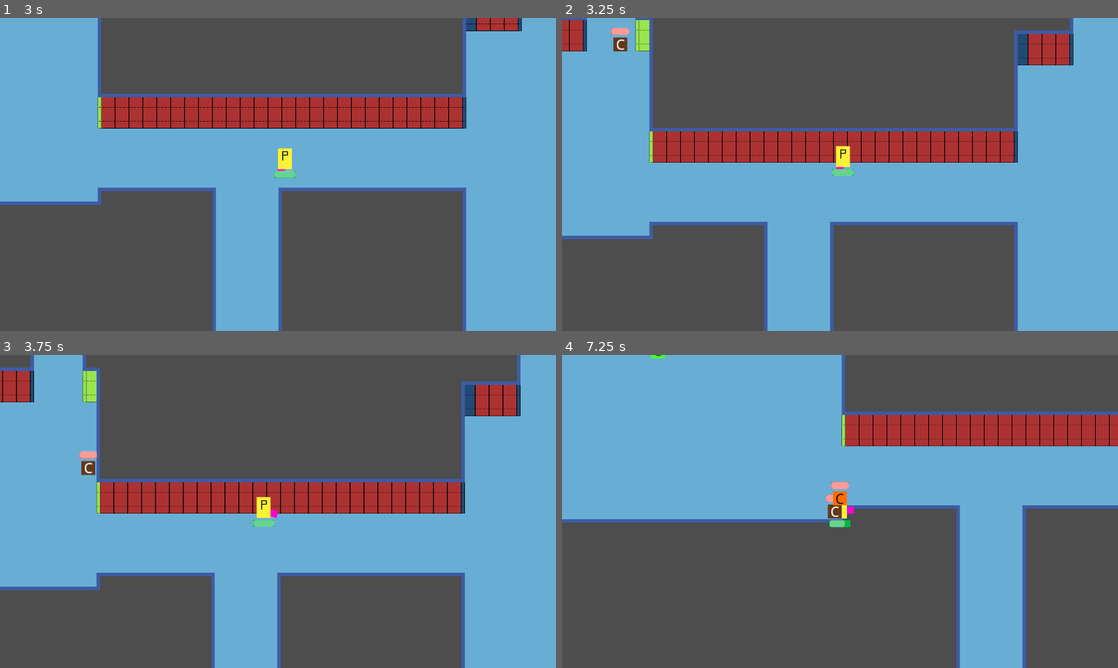
Above: before the commit, frames 1-4 (two rows, left to right).
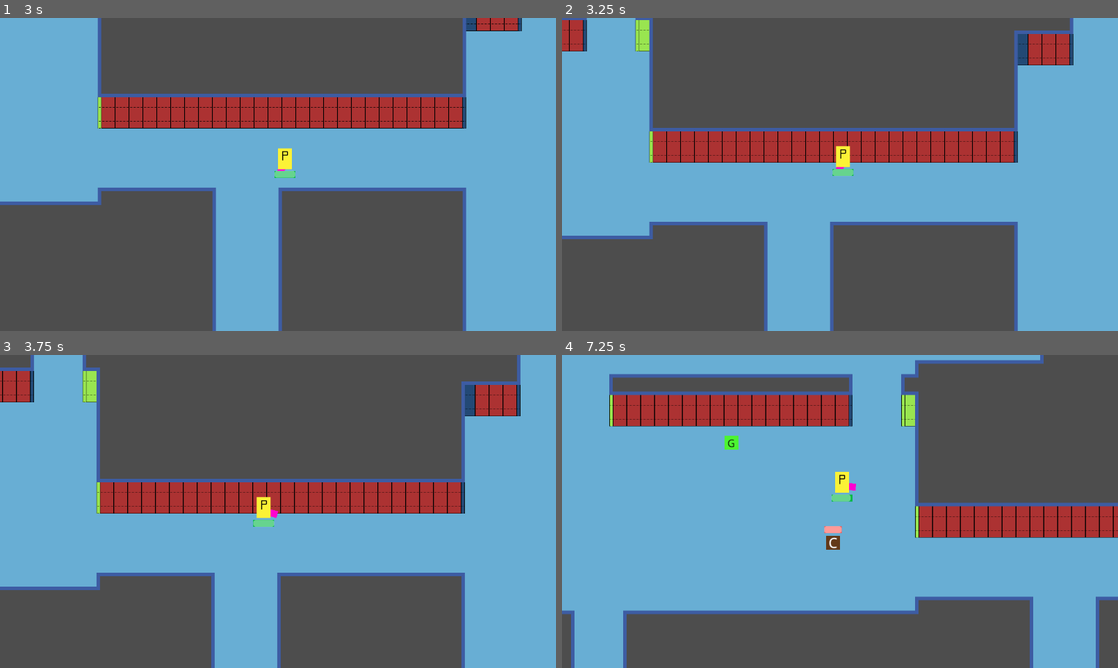
Above: after the commit, the same moments.

Repository: amenrio/techo-de-cristal
Game: Godot game, scene res://02_scenes/03_levels/level_alpha.tscn
The game is run twice, just before and just after one commit, with the same random seed, the same clock (stepped at 60 frames per second) and the same inputs.
Inputs (mouse positions are in pixels of both pictures, inside the frame that each line leads up to):
- Up to frame 1 (3 s): tap Enter at 0.5 s; move the mouse to (400, 158) at 0.52 s; hold D (move_right) 0.53-1.28 s; tap C (complete_comanda, bound only after the commit) at 0.6, 1.55, 2.3 s; move the mouse to (166, 190) at 1.27 s; hold S (move_down) 1.28-2.03 s; tap Shift (dash) at 1.35 s; move the mouse to (333, 105) at 2.02 s; hold D (move_right) 2.03-2.78 s; hold Space (fire) 2.03-2.78 s; move the mouse to (250, 237) at 2.77 s; hold W (move_up) from 2.78 s (still down); tap E (interact) at 2.85 s
- Up to frame 2 (3.25 s): keep holding W (move_up); tap C (complete_comanda, bound only after the commit) at 3.05 s
- Up to frame 3 (3.75 s): move the mouse to (444, 558) at 3.52 s; release W (move_up) at 3.53 s; hold A (move_left) from 3.53 s (still down); tap C (complete_comanda, bound only after the commit) at 3.6 s
- Up to frame 4 (7.25 s): move the mouse to (673, 464) at 4.27 s; tap C (complete_comanda, bound only after the commit) at 4.35, 5.3, 6.05, 6.8 s; move the mouse to (867, 511) at 5.02 s; release A (move_left) at 5.03 s; hold S (move_down) 5.03-5.78 s; tap Shift (dash) at 5.1 s; move the mouse to (756, 433) at 5.77 s; hold D (move_right) 5.78-6.53 s; tap Space (fire) at 5.85 s; move the mouse to (962, 495) at 6.52 s; hold W (move_up) from 6.53 s (still down); tap E (interact) at 6.6 s

Frame 1 is identical in both runs. In frame 2, 0.2% of the frame differs, in the area x 8-13%, y 3-11%; in frame 3, 0.2%; in frame 4, 59%, in the area x 0-100%, y 0-100%.
Error before the commit: Invalid access to property or key 'time_left' on a base object of type 'Nil'. (res://02_scenes/01_characters/enemy03.gd:6)

Commit message:
Fixes thanks to Laura

Diff:
--- a/02_scenes/01_characters/enemy03.gd
+++ b/02_scenes/01_characters/enemy03.gd
@@ -3,7 +3,7 @@
 @onready var shootDelay = $shootDelay
 @onready var castCheck = $RayCast2D
 @onready var range = $shootRange
-var initialTime: float = shootDelay.time_left
+@onready var initialTime: float = shootDelay.wait_time
 
 var playerIsTarget: bool = false
 var loaded: bool = false
--- a/02_scenes/01_characters/girlfriend.gd
+++ b/02_scenes/01_characters/girlfriend.gd
@@ -1,6 +1,6 @@
 extends Area2D
 
-var recipes_file = "res://04_game/recipes.json"
+var recipes_file = "res://04_game/recipes_v02.json"
 var recipes_text:String
 var recipes_dict:Dictionary
 var total_recipes:int
--- a/02_scenes/01_characters/player.gd
+++ b/02_scenes/01_characters/player.gd
@@ -64,20 +64,28 @@
 	weapon.look_at(get_global_mouse_position())
 	dash()
 	talk_to_girlfriend()
+	if Input.is_action_just_pressed('complete_comanda'):
+		check_completed_comandas()
 
 
 func check_completed_comandas():
+	print(inventory["ingredients"])
 	for comanda in objetivos:
 		if comanda.timed_out:
+
 			objetivos.erase(comanda)
 			continue
 
 		for ingredient in inventory["ingredients"]:
+			if inventory["ingredients"][ingredient] < 1:
+				continue
 			if ingredient in comanda.ingredients:
-				print("{ingredient} in comanda {comanda}".format({"ingredient":ingredient,"comanda":comanda.recipe_name}))
-				if inventory["ingredients"][ingredient] > 0:
+				if comanda.ingredients[ingredient] > 0:
 					inventory["ingredients"][ingredient] -= 1
-					comanda.ingredients.erase(ingredient)
+					print(inventory["ingredients"][ingredient])
+					comanda.ingredients[ingredient] -=1
+					comanda.completed_ingredients.append(ingredient)
+					continue
 
 		if comanda.is_completed:
 			objetivos.erase(comanda)
@@ -98,7 +106,7 @@
 		if not pickup_name in inventory[pickup_class]:
 			inventory[pickup_class].merge({pickup_name:0})
 		inventory[pickup_class][pickup_name]+=1
-	check_completed_comandas()
+
 
 func _on_interaction_zone_area_entered(area):
 	if area.is_in_group('girlfriend'):
--- a/02_scenes/02_objects/comanda.gd
+++ b/02_scenes/02_objects/comanda.gd
@@ -1,13 +1,15 @@
 extends Control
 
 var recipe_name:String
-var ingredients:Array
+#var ingredients:Array
+var ingredients:Dictionary
 var _ingredients
+var completed_ingredients:Array
 var total_time: float
 @onready var timer = $timer
 var is_completed:bool
 var timed_out:bool=false
-
+@onready var completed_hud = $comanda_hbox/completed_ingredients
 @onready var name_hud = $comanda_hbox/name
 @onready var ingredients_hud = $comanda_hbox/ingredients
 @onready var timer_hud = $comanda_hbox/timer
@@ -29,10 +31,12 @@
 	name_hud.text = recipe_name
 	ingredients_hud.text = str(ingredients)
 	timer_hud.text = str(total_time)
+
 # Called every frame. 'delta' is the elapsed time since the previous frame.
 func _process(delta):
 	ingredients_hud.text = str(ingredients)
 	timer_hud.text = str(int(timer.time_left))
+	completed_hud.text = str(completed_ingredients)
 	if len(ingredients)<=0:
 		is_completed=true
 
--- a/02_scenes/02_objects/comanda.tscn
+++ b/02_scenes/02_objects/comanda.tscn
@@ -20,6 +20,10 @@
 [node name="ingredients" type="Label" parent="comanda_hbox"]
 layout_mode = 2
 
+[node name="completed_ingredients" type="Label" parent="comanda_hbox"]
+layout_mode = 2
+theme_override_colors/font_color = Color(0, 1, 0, 1)
+
 [node name="timer" type="Label" parent="comanda_hbox"]
 layout_mode = 2
 
--- a/02_scenes/03_levels/level_alpha.tscn
+++ b/02_scenes/03_levels/level_alpha.tscn
@@ -44,7 +44,7 @@
 spawn_timer = 1.0
 
 [node name="timer" parent="spawner" index="1"]
-wait_time = 2.0
+wait_time = 4.0
 
 [node name="level_timer" parent="." index="4"]
 wait_time = 5.0
--- a/02_scenes/03_levels/level_template.gd
+++ b/02_scenes/03_levels/level_template.gd
@@ -31,6 +31,7 @@
 	var pick_up = enemy.loot.instantiate()
 	pick_up._name = enemy._name
 	pick_up.position = new_position
+	print("FILE: level_template.gd - FUNC: PICKUP_SYSTEM(enemy), CALLER: DEATH SINGAL\nAdded %s pickup to the level" % pick_up._name)
 	call_deferred("add_child",pick_up)
 #	var special_chance = randi_range(1,100)
 #	if special_chance <= 15:
--- a/02_scenes/05_components/health_component.gd
+++ b/02_scenes/05_components/health_component.gd
@@ -14,9 +14,11 @@
 	health_bar.max_value = MAX_HEALTH
 	health_bar.value = MAX_HEALTH
 
+func _physics_process(delta):
+	if health <=0:
+		emit_signal('death',parent)
+		parent.queue_free()
+
 func take_damage(damage):
 	health -= damage
 	health_bar.value = health
-	if health <= 0:
-		emit_signal('death',parent)
-		parent.queue_free()
--- /dev/null
+++ b/04_game/recipes_v02.json
@@ -0,0 +1,35 @@
+{
+	"hojaldre_chocolate": {
+		"name": "Hojaldre de Chocolate",
+		"ingredients": {
+			"masa":2,
+			"chocolate":1
+		},
+		"timer": 45
+	},
+	"churros_chocolate": {
+		"name": "Churros con Chocolate",
+		"ingredients": {
+			"chocolate":1,
+			"masa":1
+		},
+		"timer": 30
+	},
+	"gofres_naranja": {
+		"name": "Gofres con Naranja",
+		"ingredients": {
+			"masa":1,
+			"citrico":1
+		},
+		"timer": 30
+	},
+	"gofres_naranja_chocolate": {
+		"name": "Gofres con Naranja y Chocolate",
+		"ingredients": {
+			"masa":1,
+			"citrico":1,
+			"chocolate":1
+		},
+		"timer": 45
+	}
+}
--- a/project.godot
+++ b/project.godot
@@ -82,6 +82,11 @@
 "events": [Object(InputEventKey,"resource_local_to_scene":false,"resource_name":"","device":-1,"window_id":0,"alt_pressed":false,"shift_pressed":false,"ctrl_pressed":false,"meta_pressed":false,"pressed":false,"keycode":0,"physical_keycode":80,"key_label":0,"unicode":112,"echo":false,"script":null)
 ]
 }
+complete_comanda={
+"deadzone": 0.5,
+"events": [Object(InputEventKey,"resource_local_to_scene":false,"resource_name":"","device":-1,"window_id":0,"alt_pressed":false,"shift_pressed":false,"ctrl_pressed":false,"meta_pressed":false,"pressed":false,"keycode":0,"physical_keycode":67,"key_label":0,"unicode":99,"echo":false,"script":null)
+]
+}
 
 [layer_names]
 
